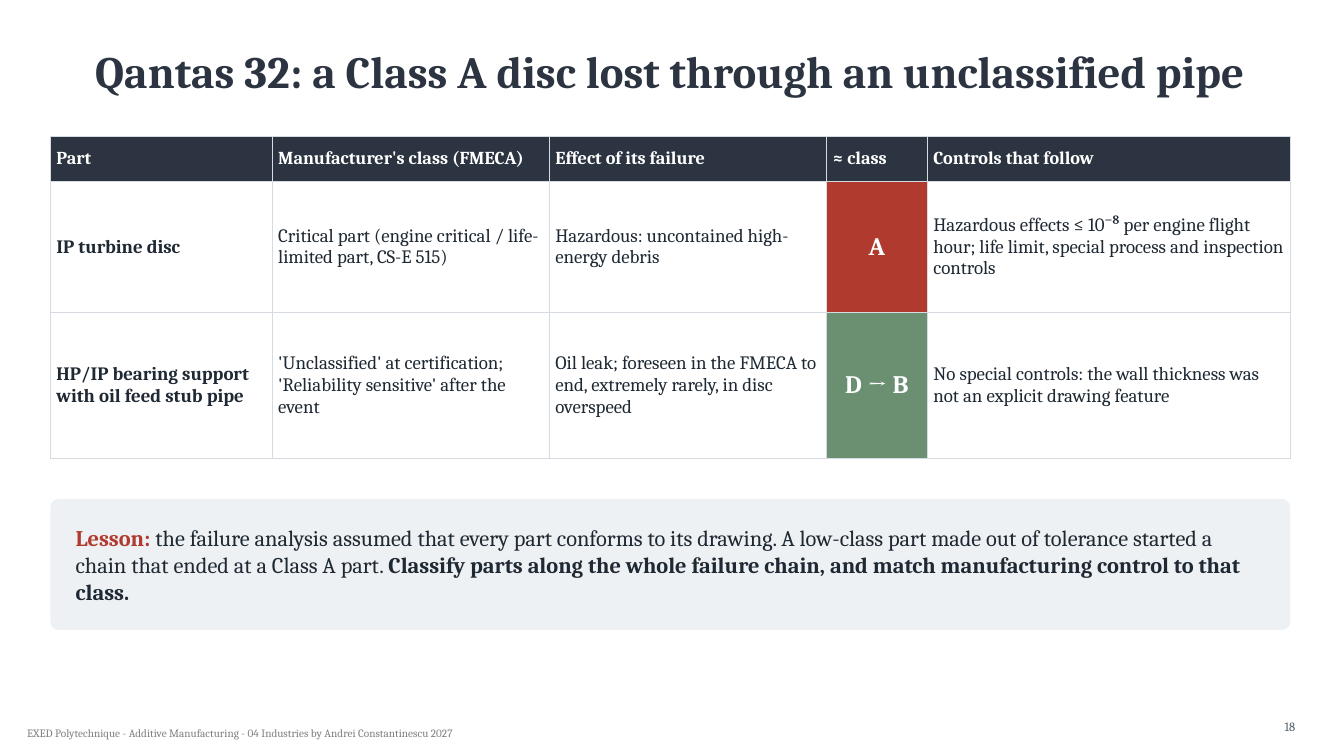
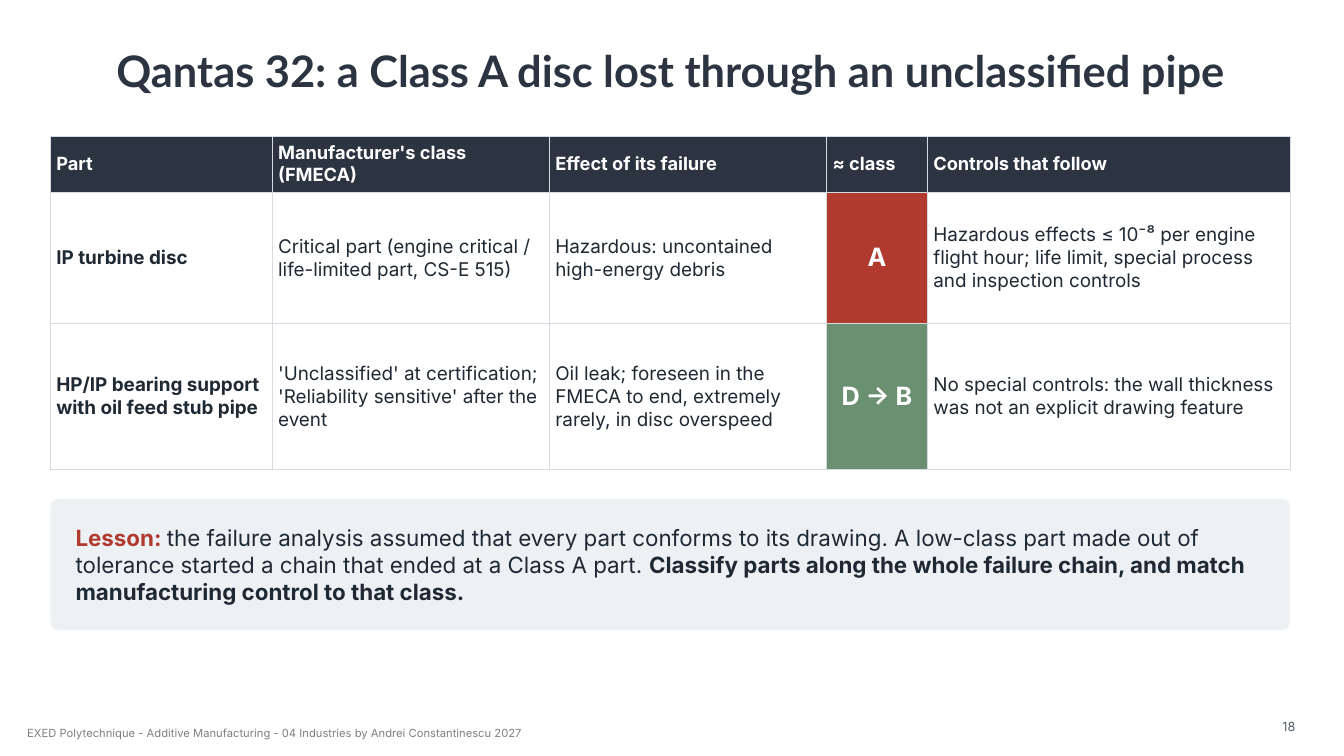
Before and after one commit to aconstant-lms/X-FabAdd, a slide deck: slide 18 of 04_industries/risk/slides/04_risk_human_activities.pptx. Drawn at 1344x756 pixels with LibreOffice and Linux fonts; fonts in the diff are those of the drawing. Boxes give left, top, right and bottom in pixels: in the first picture for what was removed or moved away, otherwise in the second. Text is boxed around its words. In the diff, an @@ line names an element or a change of style, - is before the commit and + after.

```diff
--- a/04_industries/risk/slides/04_risk_human_activities.pptx
+++ b/04_industries/risk/slides/04_risk_human_activities.pptx
@@ title "Qantas 32: a Class A ..." at bbox=[116, 54, 1224, 95]: size 32 to 31 pt, font Cambria to Lato @@
@@ table at bbox=[50, 136, 1291, 434] @@
@@ font Cambria to Inter @@
@@ font Cambria to Inter in 3 elements at bbox=[76, 529, 1244, 605], bbox=[1282, 721, 1295, 731], bbox=[27, 728, 521, 740] @@
```
Also in this commit, not shown: 19 other slides changed, 12 other files.
